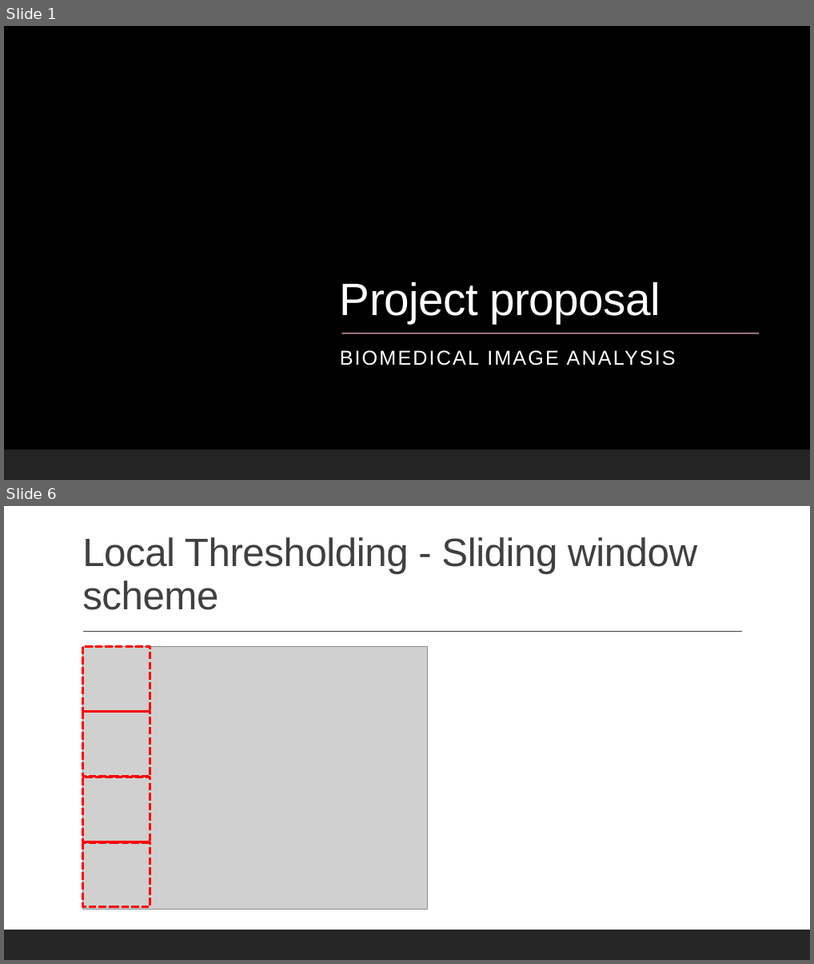
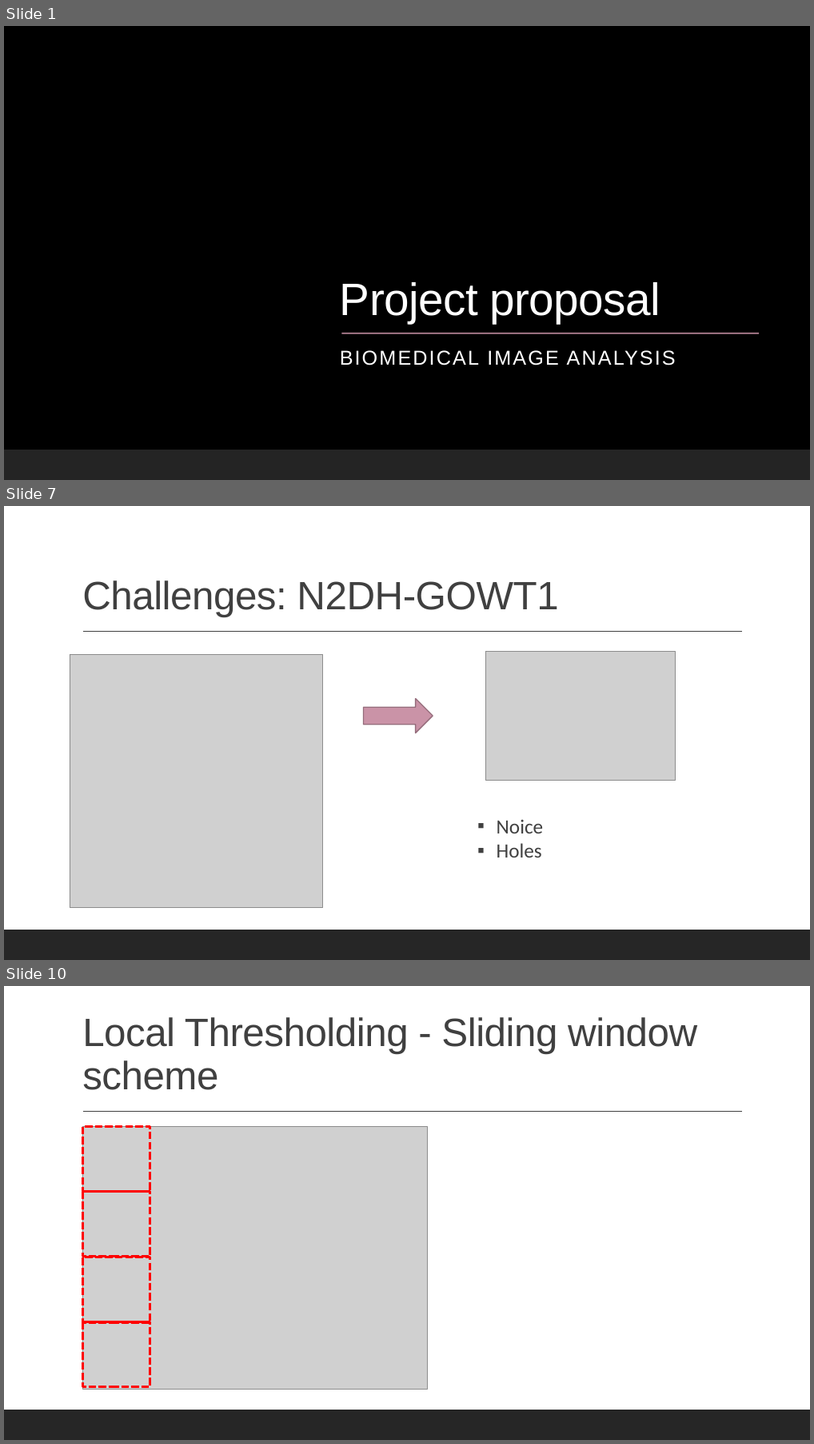
Before and after one commit to datascience-mobi-2022/2022-topic-01-team-04, a slide deck: presentation/layout(2).pptx. Shown one above the other, each under a label of ours: slides 1 and 6 before the commit, slides 1, 7 and 10 after it; the slides between them are not shown. The pictures are 814x964 and 814x1444 pixels, drawn with LibreOffice and Linux fonts; fonts in the diff are those of the drawing; grey boxes stand for pictures; background and template pictures are left out. Boxes give left, top, right and bottom in pixels: in the first picture for what was removed or moved away, otherwise in the second. Text is boxed around its words. In the diff, an @@ line names an element or a change of style, - is before the commit and + after.

```diff
--- a/presentation/layout(2).pptx
+++ b/presentation/layout(2).pptx
@@ slide 7 added at box(4, 506, 810, 960), background #FFFFFF; not listed: 2 template elements that a slide beside it also shows @@
@@ title added at box(82, 580, 558, 617), 47 pt, text #404040 @@
+Challenges: N2DH-GOWT1
@@ picture added at box(70, 654, 323, 908) @@
@@ picture added at box(486, 651, 675, 780) @@
@@ right arrow added at box(364, 698, 434, 733), fill #CA93A7, outline #956D7C 1.25 pt @@
@@ text added at box(497, 819, 543, 857), 24 pt, text #404040 @@
+▪ Noice
+▪ Holes
@@ what was slide 6 is now slide 10 @@
```
Also in this commit, not shown: 5 slides changed, 3 other slides added.
